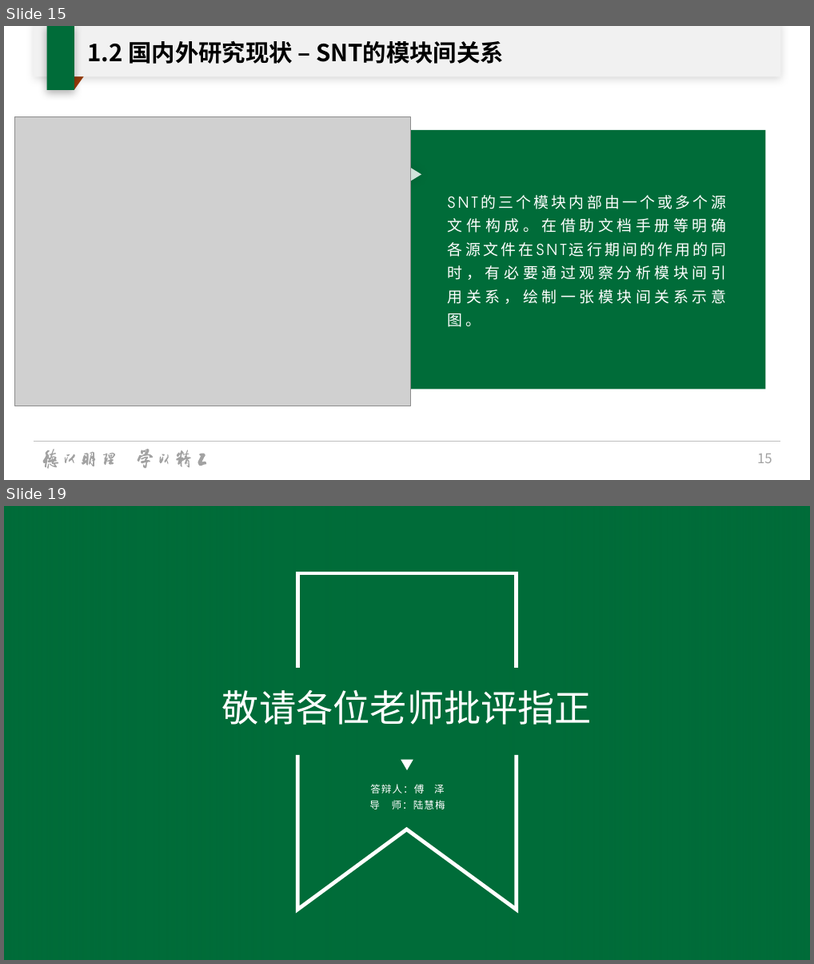
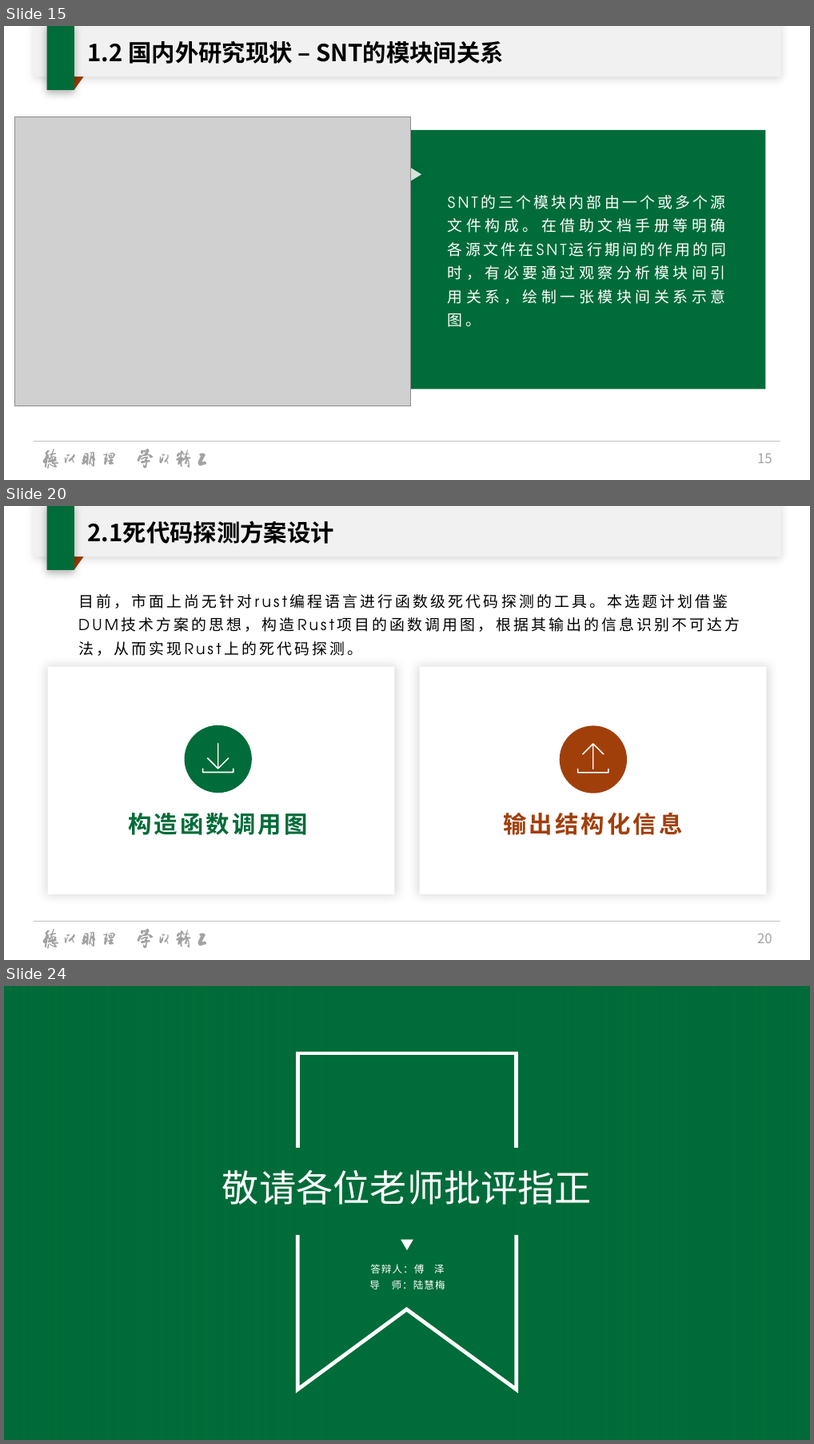
Before and after one commit to oscourse-tsinghua/openingreport-fze2023, a slide deck: slide.pptx. Shown one above the other, each under a label of ours: slides 15 and 19 before the commit, slides 15, 20 and 24 after it; the slides between them are not shown. The pictures are 814x964 and 814x1444 pixels, drawn with LibreOffice and Linux fonts; fonts in the diff are those of the drawing; grey boxes stand for pictures; background and template pictures are left out. Boxes give left, top, right and bottom in pixels: in the first picture for what was removed or moved away, otherwise in the second. Text is boxed around its words. In the diff, an @@ line names an element or a change of style, - is before the commit and + after.

```diff
--- a/slide.pptx
+++ b/slide.pptx
@@ slide 20 added at bbox=[4, 506, 810, 960], background #FFFFFF; not listed: 22 template elements that a slide beside it also shows @@
@@ title added at bbox=[88, 520, 334, 544], 28 pt, text #000000, bold @@
+2.1死代码探测方案设计
@@ text added at bbox=[78, 594, 741, 656], 18 pt, text #000000 @@
+目前，市面上尚无针对rust编程语言进行函数级死代码探测的工具。本选题计划借鉴DUM技术方案的思想，构造Rust项目的函数调用图，根据其输出的信息识别不可达方法，从而实现Rust上的死代码探测。
@@ rectangle added at bbox=[47, 666, 394, 894], fill #FFFFFF @@
@@ rectangle added at bbox=[420, 666, 767, 894], fill #FFFFFF @@
@@ ellipse added at bbox=[184, 725, 252, 792], fill #006C39 @@
@@ freeform shape added at bbox=[207, 743, 229, 769], fill #FFFFFF @@
@@ ellipse added at bbox=[560, 725, 628, 793], fill #A13F0B @@
@@ freeform shape added at bbox=[583, 743, 605, 770], fill #FFFFFF @@
@@ freeform shape added at bbox=[202, 768, 234, 772], fill #FFFFFF @@
@@ freeform shape added at bbox=[578, 768, 610, 773], fill #FFFFFF @@
@@ text added at bbox=[128, 812, 307, 835], 28 pt, text #006C39, bold @@
+构造函数调用图
@@ text added at bbox=[503, 812, 682, 835], 28 pt, text #A13F0B, bold @@
+输出结构化信息
@@ what was slide 19 is now slide 24 @@
```
Also in this commit, not shown: 5 slides changed, 5 other slides added, 1 slide removed, 1 other file.
